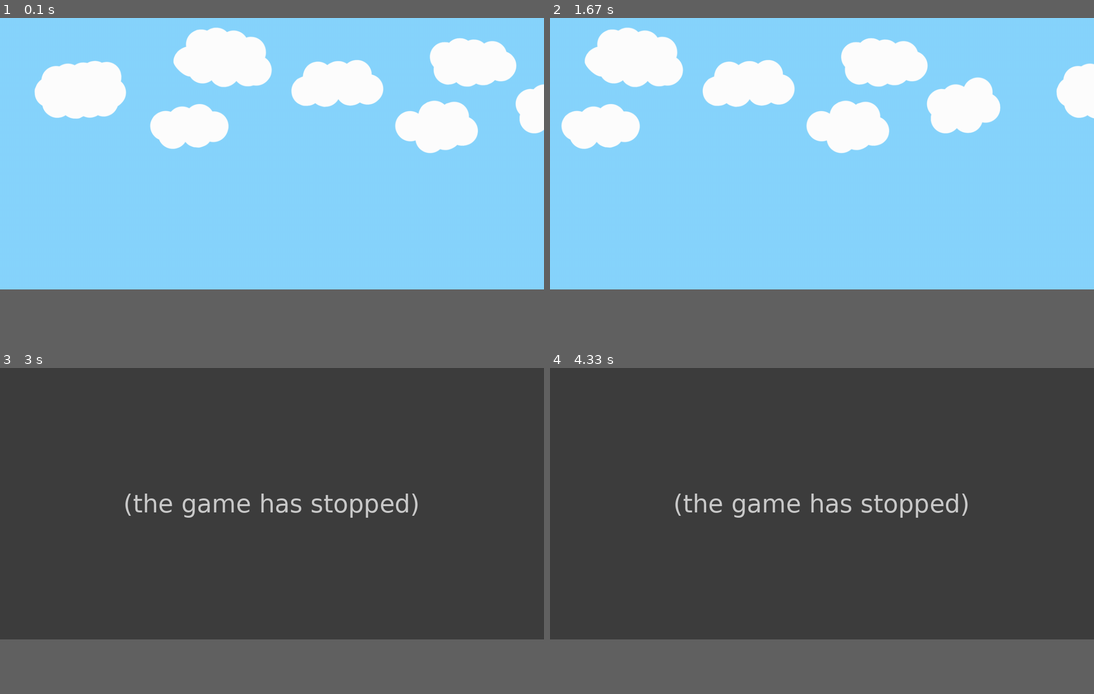
Above: before the commit, frames 1-4 (two rows, left to right).
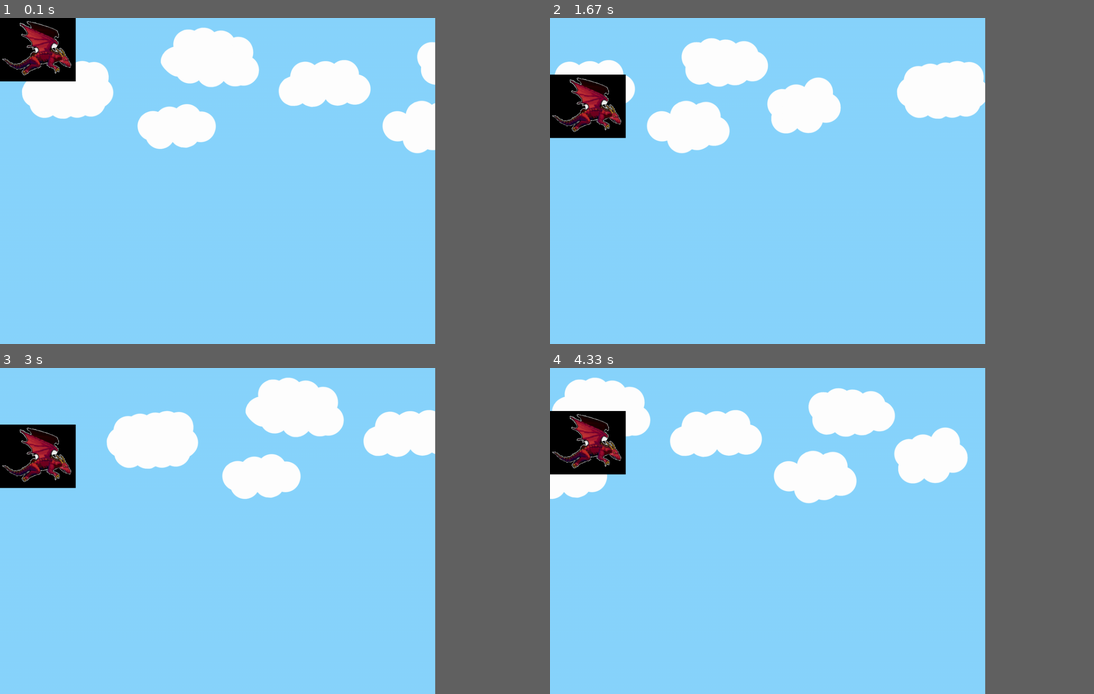
Above: after the commit, the same moments.

Repository: olincollege/Medieval-Mayhem
Game: pygame game, started from main.py
The game is run twice, just before and just after one commit, with the same random seed, the same clock (stepped at 60 frames per second) and the same inputs.
Inputs:
- Up to frame 1 (0.1 s): no input
- Up to frame 2 (1.67 s): hold S 0.33-0.8 s; hold Up 0.33-0.8 s; hold Up 0.83-1.3 s; hold S 1.33-1.63 s
- Up to frame 3 (3 s): hold Up 1.67-2.03 s; hold S 2.07-2.43 s; hold Up 2.47-2.77 s; hold S from 2.8 s (still down)
- Up to frame 4 (4.33 s): release S at 3.1 s; hold Up 3.13-3.5 s; hold S 3.53-3.9 s; hold Up 3.93-4.23 s; hold S from 4.27 s (still down)
In our replay, the window is 1125x562 before the commit and 900x675 after it. These sizes can differ from the game's own. Grey fills any space a smaller window leaves; there, only what the larger window draws over its background counts as a difference.

The runs differ from the first frame. In frame 1, 10% of the frame differs, in the area x 0-100%, y 0-42%; in frame 2, 17%; in frame 3, 67%, in the area x 0-80%, y 0-84%; in frame 4, 67%.
Error before the commit: TypeError: not a file object (main.py line 19); the game stopped at 1.82 s (later frames are placeholders)

Commit message:
Added movement characteristics to the dragon. User can input up/down keys to move the dragon up and down. Dragon is also situated on the scrolling background as a result of changing the layers in the main game loop. Dragon cannot fly out of bounds anymore.

Diff:
--- a/main.py
+++ b/main.py
@@ -1,22 +1,82 @@
 import pygame
 import sys
 import os
-from player import Player
-from scroll import scroll
+import math
+
+"""
+Variables
+"""
 
 worldx = 960
 worldy = 720
-fps = 40  # frame rate
-ani = 4  # animation cycles
+fps = 40
+ani = 10000
 world = pygame.display.set_mode([worldx, worldy])
+pi = 3.14
 
 BLUE = (25, 25, 200)
 BLACK = (23, 23, 23)
 WHITE = (254, 254, 254)
 ALPHA = (0, 255, 0)
 
-background = "background.PNG"
-backdrop = pygame.image.load(scroll(background))
+"""
+Objects
+"""
+
+
+class Player(pygame.sprite.Sprite):
+    """
+    Spawn a player
+    """
+
+    def __init__(self):
+        pygame.sprite.Sprite.__init__(self)
+        self.movex = 0
+        self.movey = 0
+        self.movez = 0
+        self.frame = 0
+        self.images = []
+        for i in range(1, 3):
+            img = pygame.image.load(
+                os.path.join("images", "DragonFly" + str(i) + ".png")
+            ).convert()
+            img.convert_alpha()  # optimise alpha
+            img.set_colorkey(ALPHA)  # set alpha
+            self.images.append(img)
+            self.image = self.images[0]
+            self.rect = self.image.get_rect()
+
+    def control(self, x, y, z):
+        """
+        control player movement
+        """
+        self.movex += x
+        self.movey += y
+        self.movez += z
+
+    def update(self):
+        """
+        Update sprite position
+        """
+        self.rect.x = self.rect.x + self.movex
+        self.rect.y = self.rect.y + self.movey
+
+        # moving up
+        if self.movez < 0:
+            self.rect.y -= abs(self.movez)
+            self.movez = 0
+
+        # moving down
+        if self.movez > 0:
+            self.rect.y += abs(self.movez)
+            self.movez = 0
+
+
+"""
+Setup
+"""
+
+backdrop = pygame.image.load(os.path.join("images", "background.PNG"))
 clock = pygame.time.Clock()
 pygame.init()
 backdropbox = world.get_rect()
@@ -27,12 +87,22 @@
 player.rect.y = 0  # go to y
 player_list = pygame.sprite.Group()
 player_list.add(player)
-
+steps = 10
 
 """
 Main Loop
 """
 
+"""
+Main Loop
+"""
+
+# Load the background image and get its dimensions
+background = pygame.image.load(os.path.join("images", "background.PNG")).convert()
+bg_width, bg_height = background.get_size()
+
+# Initialize the x position of the background to 0
+bg_x = 0
 while main:
     for event in pygame.event.get():
         if event.type == pygame.QUIT:
@@ -45,11 +115,41 @@
         if event.type == pygame.KEYDOWN:
             if event.key == ord("q"):
                 pygame.quit()
-            try:
-                sys.exit()
-            finally:
-                main = False
-    world.blit(backdrop, backdropbox)
+                try:
+                    sys.exit()
+                finally:
+                    main = False
+            if event.key == pygame.K_UP or event.key == ord("w"):
+                player.control(0, -steps, 5)
+            if event.key == pygame.K_DOWN or event.key == ord("s"):
+                player.control(0, steps, 5)
+
+        if event.type == pygame.KEYUP:
+            if event.key == pygame.K_UP or event.key == ord("w"):
+                player.control(0, steps, 0)
+            if event.key == pygame.K_DOWN or event.key == ord("s"):
+                player.control(0, -steps, 0)
+
+    # Move the background image
+    bg_x -= steps
+    if bg_x < -bg_width:
+        bg_x = 0
+
+    # Draw the background image twice to simulate scrolling
+    world.blit(background, (bg_x, 0))
+    world.blit(background, (bg_x + bg_width, 0))
+
+    # Check if player is out of bounds and adjust position if necessary
+    if player.rect.left < 0:
+        player.rect.left = 0
+    elif player.rect.right > worldx:
+        player.rect.right = worldx
+    if player.rect.top < 0:
+        player.rect.top = 0
+    elif player.rect.bottom > worldy:
+        player.rect.bottom = worldy
+
+    player.update()
     player_list.draw(world)
     pygame.display.flip()
     clock.tick(fps)
